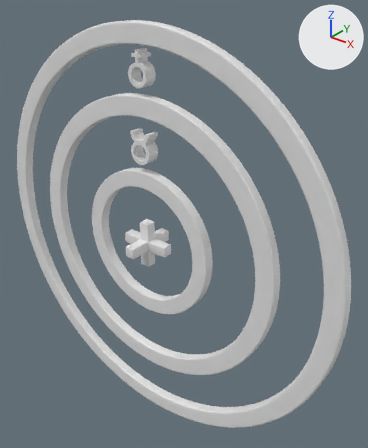
Before and after pictures for a commit that changed the glTF model public/models/genre.glb.
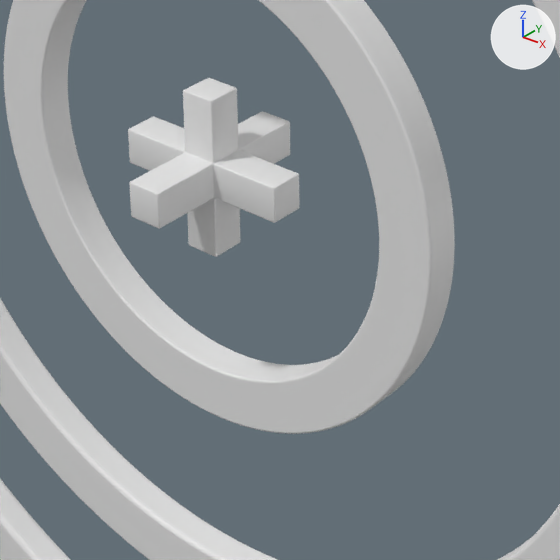
The first picture shows the older version from a 50 mm lens placed at (1.499, -1.594, 1.159), pointed at (0.111, 0.141, 0.084). The close-ups show both versions on the part from 25% to 65% of the width and 44% to 78% of the height of that picture; other places that the commit changed are outside them. The lights are fixed; the arrows at upper right show +X, +Y and +Z. Where no turn or scale is listed for an object, it has been applied to the vertices.

Objects in the first close-up: 'c', 'ring1', 'ring2', 'ring3'.
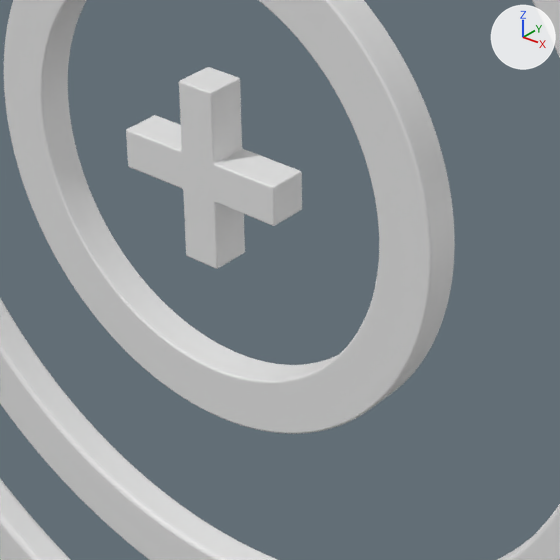
Where the change shows, as pixel boxes [x1, y1, x2, y2] in the close-ups (560 x 560 px):
'c', deleted
    before: [128, 78, 299, 257]
'3', added
    after: [126, 67, 302, 269]

The edits, one by one:
Mesh me_cube_002 is new.
It has 352 vertices, 700 faces and spans x -0.128..0.128, y -0.028..0.028, z -0.128..0.128.
Object 'c' (ob_c) is deleted.
Object '3' (ob_3) is new; it shows me_cube_002.
Its location is (0.0, 0.0, 0.0).
